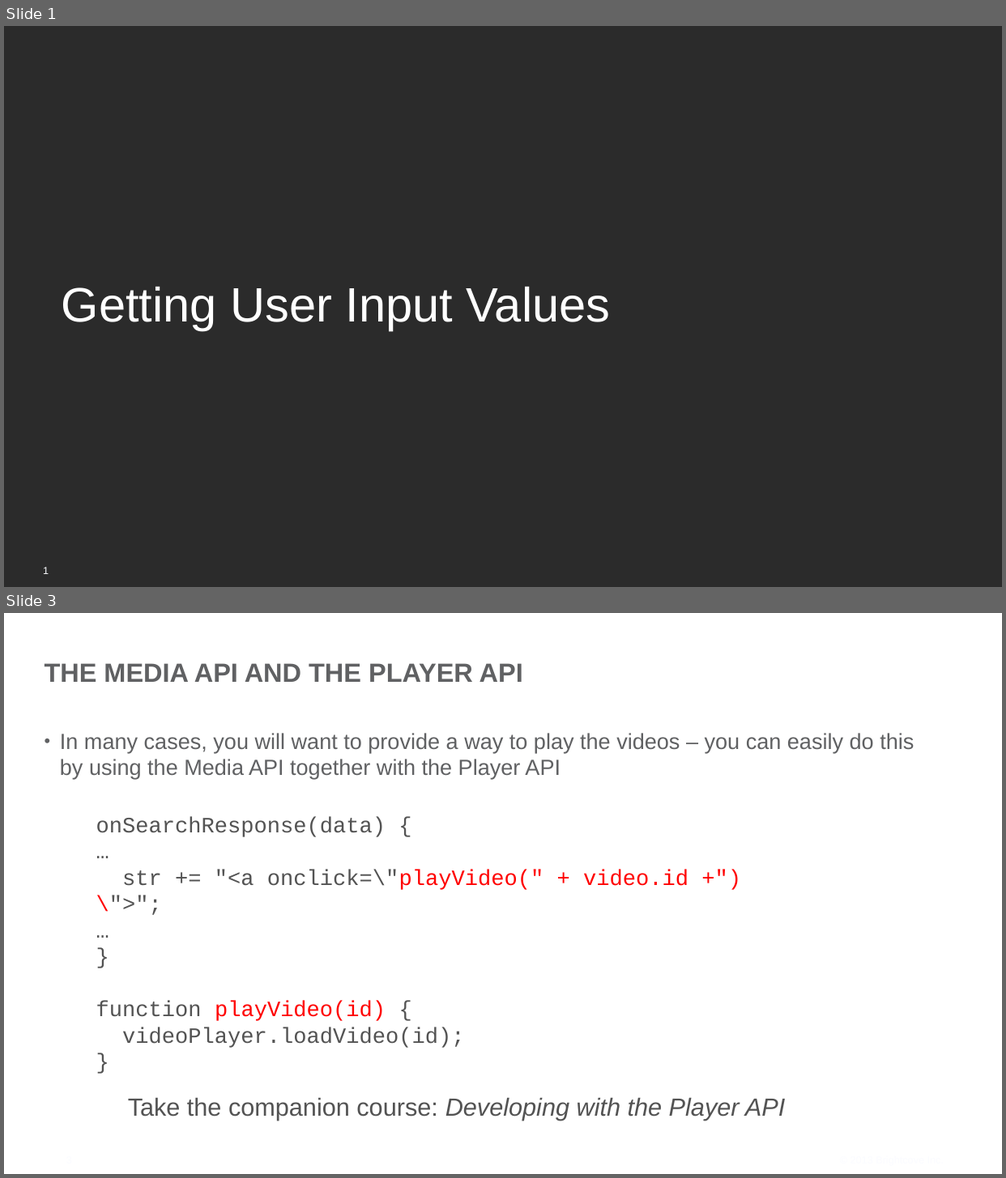
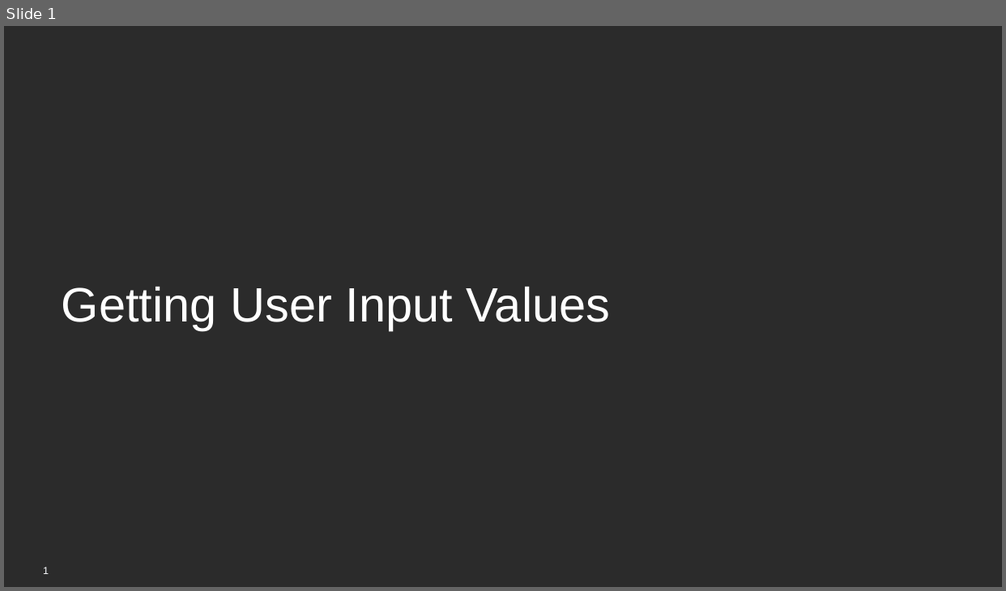
Before and after one commit to BrightcoveLearning/VideoCloudMediaAPI, a slide deck: VideoSessionsMaterials/getting-user-input.pptx. Shown one above the other, each under a label of ours: slides 1 and 3 before the commit, slide 1 after it; the slides between them are not shown. The pictures are 1006x1178 and 1006x591 pixels, drawn with LibreOffice and Linux fonts; fonts in the diff are those of the drawing; background and template pictures are left out; a plain dark background stands for a picture behind light text. Boxes give left, top, right and bottom in pixels: in the first picture for what was removed or moved away, otherwise in the second. Text is boxed around its words. In the diff, an @@ line names an element or a change of style, - is before the commit and + after.

```diff
--- a/VideoSessionsMaterials/getting-user-input.pptx
+++ b/VideoSessionsMaterials/getting-user-input.pptx
@@ slide 3 removed at <box>4,613,1002,1174</box>, background picture (left out) @@
@@ title removed at <box>44,663,523,682</box> @@
-THE MEDIA API AND THE PLAYER API
@@ text removed at <box>60,733,914,779</box> @@
-• In many cases, you will want to provide a way to play the videos – you can easily do this by using the Media API together with the Player API
@@ text removed at <box>96,817,688,1048</box> @@
-onSearchResponse(data) {
-…
-str += "<a onclick=\"playVideo(" + video.id +")\">";
-…
-}
-function playVideo(id) {
-videoPlayer.loadVideo(id);
-}
@@ text removed at <box>128,1097,785,1121</box> @@
-Take the companion course: Developing with the Player API
@@ page number removed at <box>38,1145,77,1174</box> @@
-3
@@ text removed at <box>834,1151,949,1169</box> @@
-© 2013 Brightcove Inc.
```
Also in this commit, not shown: 1 slide changed, 1 slide added, 5 other slides removed.
